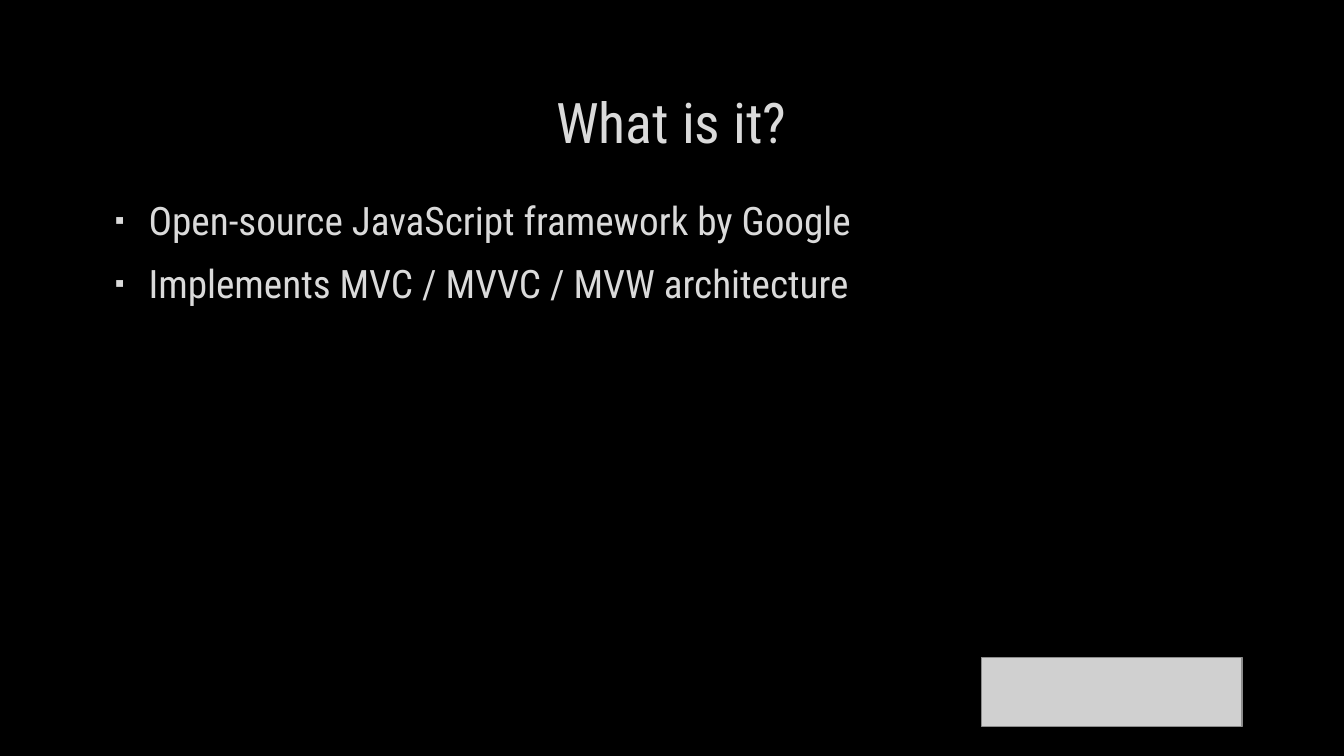
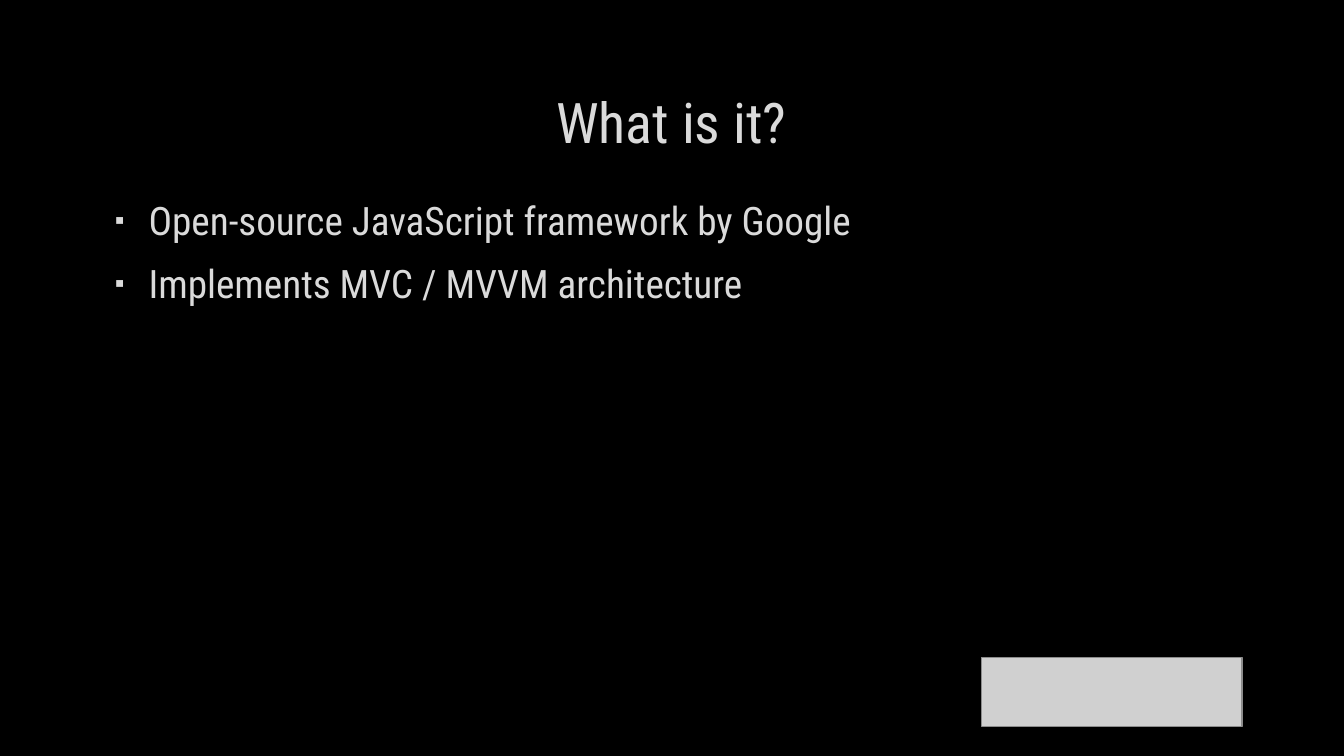
Before and after one commit to ODCSilva/Gap-Analysis, a slide deck: slide 2 of AngularJS Presentation.pptx. Drawn at 1344x756 pixels with LibreOffice and Linux fonts; fonts in the diff are those of the drawing; grey boxes stand for pictures; background and template pictures are left out. Boxes give left, top, right and bottom in pixels: in the first picture for what was removed or moved away, otherwise in the second. Text is boxed around its words. In the diff, an @@ line names an element or a change of style, - is before the commit and + after.

```diff
--- a/AngularJS Presentation.pptx
+++ b/AngularJS Presentation.pptx
@@ text at (149, 268, 743, 306): text changed @@
-▪ Implements MVC / MVVC / MVW architecture
+▪ Implements MVC / MVVM architecture
```
Also in this commit, not shown: 1 other slide changed, 1 slide added.
